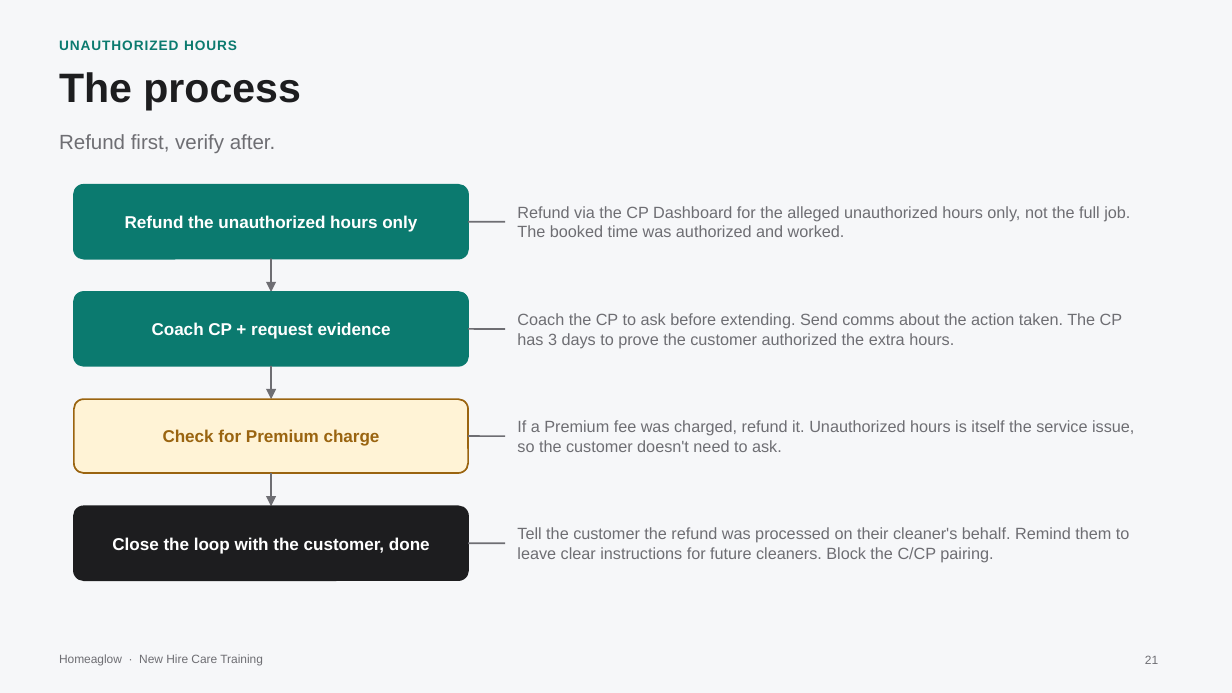
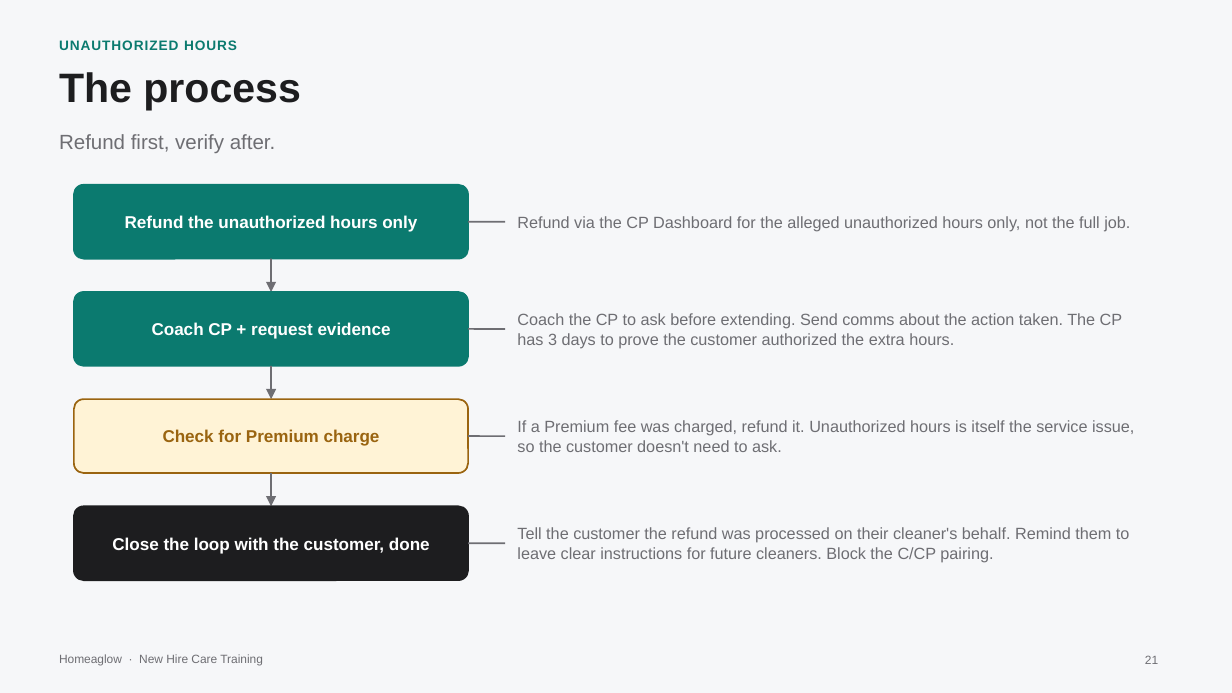
Before and after one commit to anjulimichelle/training, a slide deck: slide 21 of billing-disputes/billing-disputes-cash-payments.pptx. Drawn at 1232x693 pixels with LibreOffice and Linux fonts; fonts in the diff are those of the drawing. Boxes give left, top, right and bottom in pixels: in the first picture for what was removed or moved away, otherwise in the second. Text is boxed around its words. In the diff, an @@ line names an element or a change of style, - is before the commit and + after.

```diff
--- a/billing-disputes/billing-disputes-cash-payments.pptx
+++ b/billing-disputes/billing-disputes-cash-payments.pptx
@@ text at [517, 216, 1130, 231]: text changed @@
-Refund via the CP Dashboard for the alleged unauthorized hours only, not the full job. The booked time was authorized and worked.
+Refund via the CP Dashboard for the alleged unauthorized hours only, not the full job.
```
Also in this commit, not shown: 1 other slide changed, 1 slide added, 1 other file.
